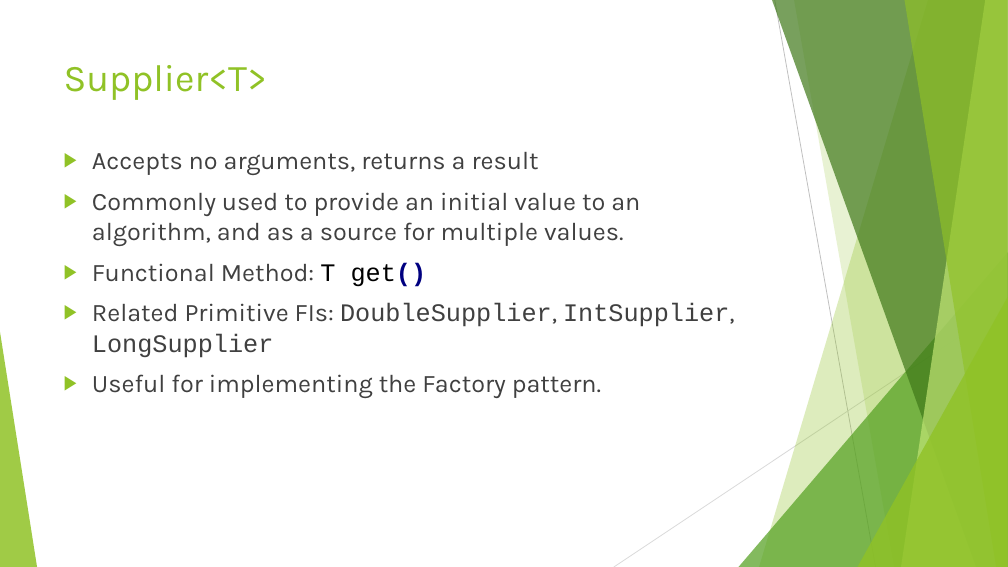
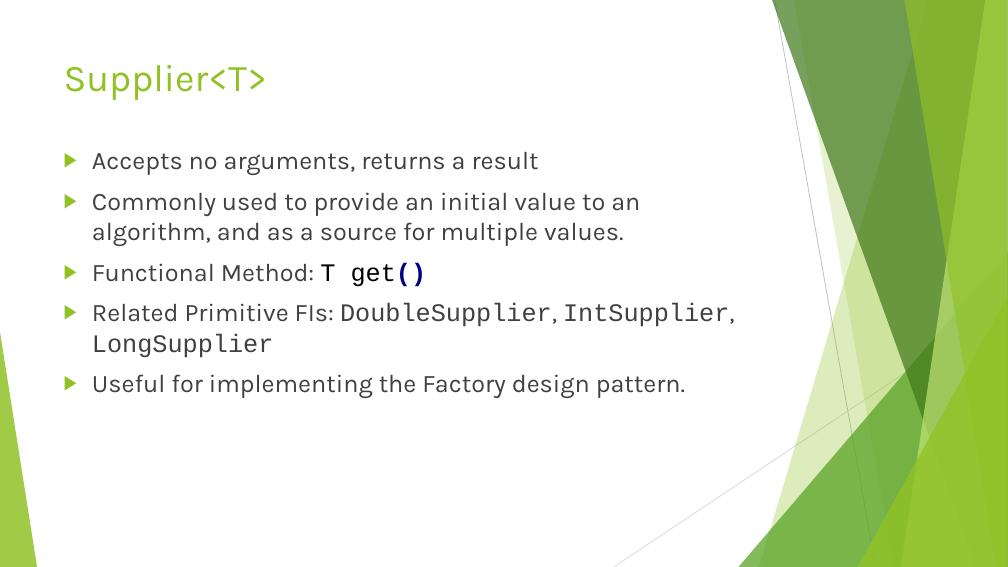
Before and after one commit to RichardRoda/2017-CodePaLOUsa-Lambda, a slide deck: slide 11 of Learning to Love the Lambda in the Stream.pptx (slide 12 before the commit). Drawn at 1008x567 pixels with LibreOffice and Linux fonts; fonts in the diff are those of the drawing. Boxes give left, top, right and bottom in pixels: in the first picture for what was removed or moved away, otherwise in the second. Text is boxed around its words. In the diff, an @@ line names an element or a change of style, - is before the commit and + after.

```diff
--- a/Learning to Love the Lambda in the Stream.pptx
+++ b/Learning to Love the Lambda in the Stream.pptx
@@ text at (92, 374, 685, 398): text changed @@
-▶ Useful for implementing the Factory pattern.
+▶ Useful for implementing the Factory design pattern.
```
Also in this commit, not shown: 12 other slides changed, 3 slides added, 1 slide removed, 1 other file.
